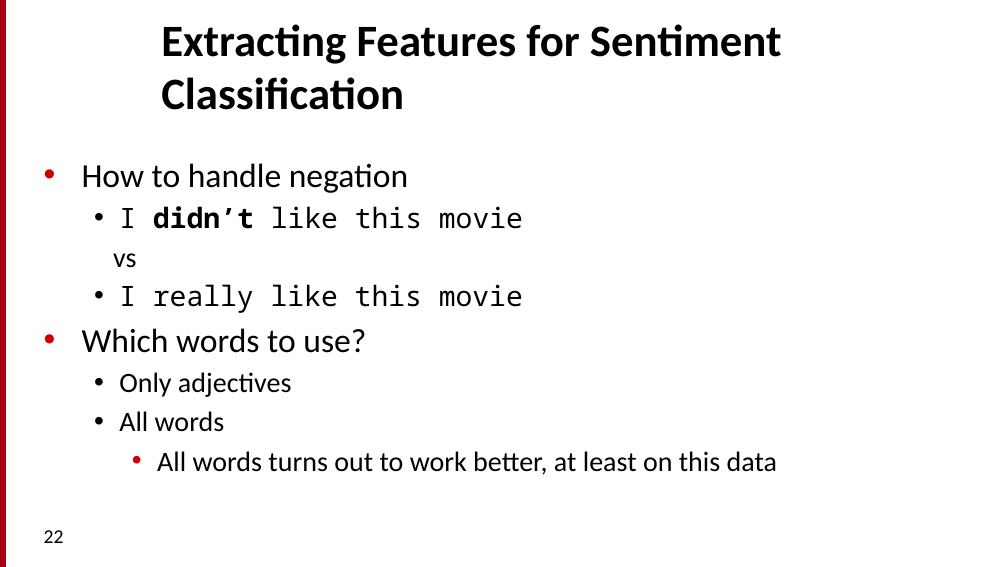
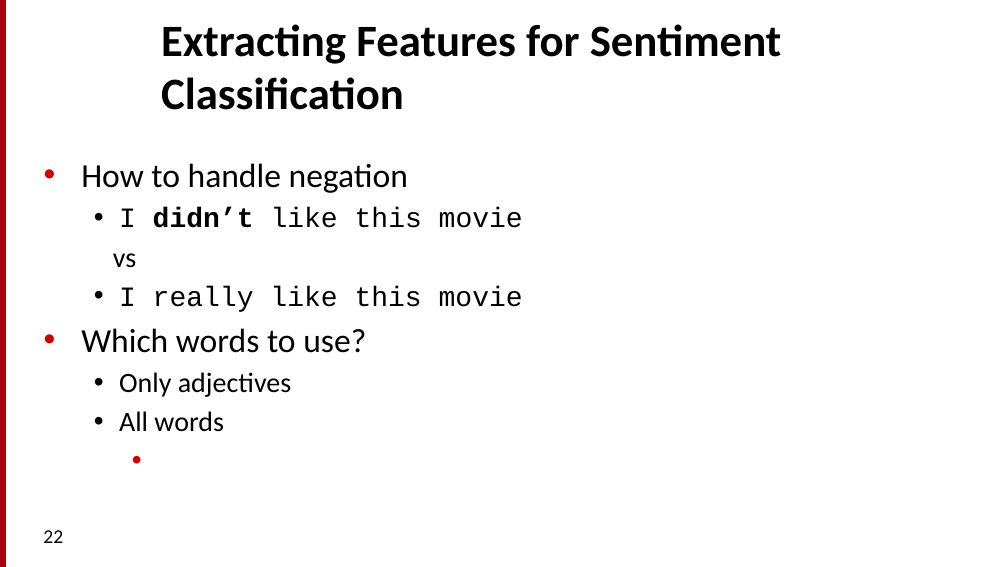
Before and after one commit to motazsaad/NLP-ICTS6361, a slide deck: slide 22 of textbooks/Speech and Language Processing/chapters/7_Sent.pptx. Drawn at 1008x567 pixels with LibreOffice and Linux fonts; fonts in the diff are those of the drawing. Boxes give left, top, right and bottom in pixels: in the first picture for what was removed or moved away, otherwise in the second. Text is boxed around its words. In the diff, an @@ line names an element or a change of style, - is before the commit and + after.

```diff
--- a/textbooks/Speech and Language Processing/chapters/7_Sent.pptx
+++ b/textbooks/Speech and Language Processing/chapters/7_Sent.pptx
@@ text "How to handle negation" at (81, 163, 523, 432): font Noto Sans Mono to Courier New in "I didn’t like this movie", "I really like this movie"; indent changed; list level 2 to 1 in "vs" @@
@@ text at (157, 451, 777, 475): paragraph removed @@
-    • All words turns out to work better, at least on this data
```
Also in this commit, not shown: 29 other slides changed, 6 other files.
